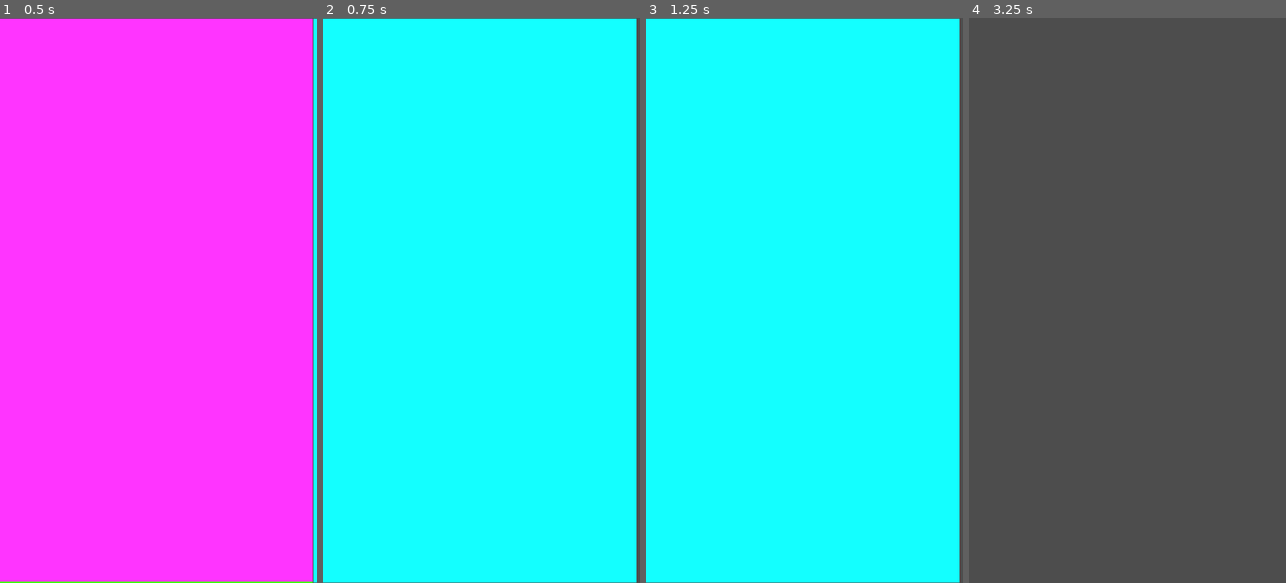
Above: before the commit, frames 1-4 (left to right).
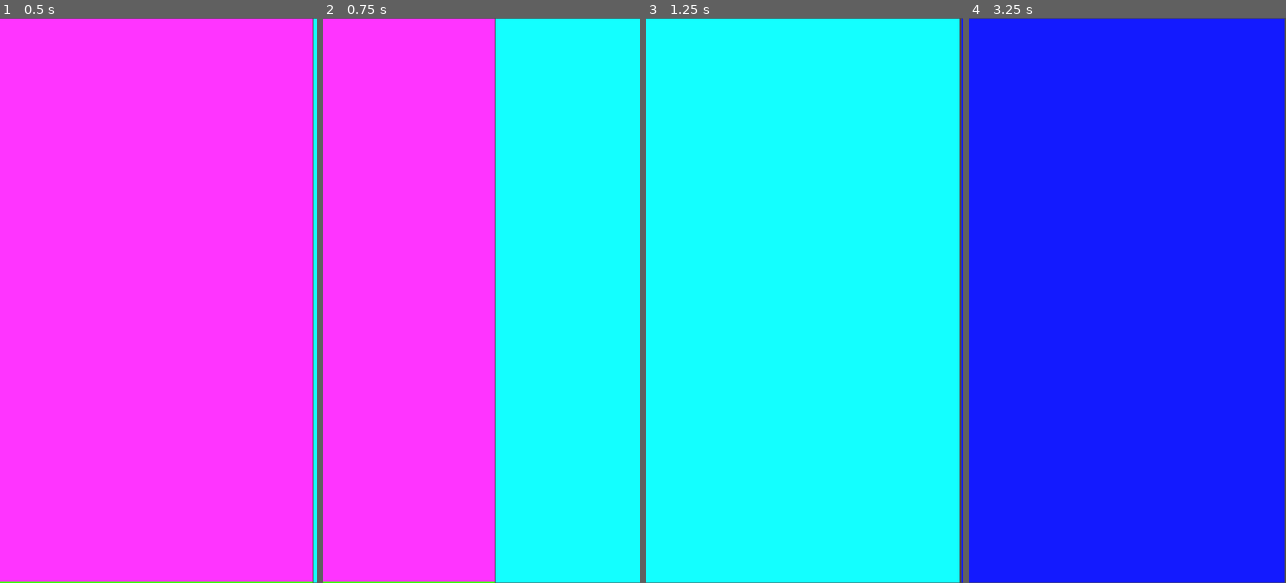
Above: after the commit, the same moments.

Repository: Makktu/ScrollingAdventure
Game: Godot game, scene res://scenes/test_scene_1.tscn
Same seed, same stepped clock (60 frames per second), same inputs: the game is played once before the commit and once after it.
Inputs:
- Up to frame 1 (0.5 s): no input
- Up to frame 2 (0.75 s): tap Enter at 0.5 s; hold Right (ui_right) from 0.53 s (still down)
- Up to frame 3 (1.25 s): keep holding Right (ui_right)
- Up to frame 4 (3.25 s): tap Space at 1.25, 2.75 s; release Right (ui_right) at 1.28 s; hold Down (ui_down) 1.28-2.03 s; tap Enter at 2 s; hold Right (ui_right) 2.03-2.78 s; hold Up (ui_up) from 2.78 s (still down)

Frame 1 is identical in both runs. In frame 2, 55% of the frame differs, in the area x 0-100%, y 0-100%; in frame 3, 0.4%; in frame 4, 99%.

Commit message:
working on movement and animations

Diff:
--- a/scenes/test_scene_1.gd
+++ b/scenes/test_scene_1.gd
@@ -2,47 +2,78 @@
 
 @onready var cam_position_x = $Camera2D.position.x
 @onready var cam_position_y = $Camera2D.position.y
+@onready var animation_player = $AnimationPlayer
+@onready var this_area = $Area
+@onready var move_timer = $MoveTimer
 
-var starting_location = 1
+var current_location = 1
 
-var walls = [
-	[1, [0,0,0,0]],
-	[2, [1,1,1,0]]
-	]
+var input_given = false
+var x_pos = 0
+var y_pos = 0
+
+# ###############################################
+# KEY: Up, Right, Down, Left
+# 0 = no wall - player can pass
+# 1 = wall - player cannot pass
+var rooms = {
+	1: [2,3,4,5],
+	2: [0,1,0,0],
+	3: [0,0,0,1],
+	4: [1,0,0,0],
+	5: [0,1,0,0],
+	6: [0,0,1,1],
+	7: [1,0,0,0]
+}
+# ###############################################
 
 # Called every frame. 'delta' is the elapsed time since the previous frame.
 func _process(delta):
-	if Input.is_action_just_pressed("ui_right"):
-		starting_location = 2
-		movement(2)
-	if Input.is_action_just_pressed("ui_left"):
-		movement(4)
-	if Input.is_action_just_pressed("ui_up"):
+
+	if Input.is_action_just_pressed("ui_right") and !input_given:
+		input_given = true
+		move_timer.start()
 		movement(1)
-	if Input.is_action_just_pressed("ui_down"):
+
+	if Input.is_action_just_pressed("ui_left") and !input_given:
+		input_given = true
+		move_timer.start()
 		movement(3)
 
+	if Input.is_action_just_pressed("ui_up") and !input_given:
+		input_given = true
+		move_timer.start()
+		movement(0)
+
+	if Input.is_action_just_pressed("ui_down") and !input_given:
+		input_given = true
+		move_timer.start()
+		movement(2)
+
+
 func movement(direction = 99):
-	if direction == 99:
-		print("no movement there")
-	if direction == 1: # up
-		cam_position_y += 1280
-	if direction == 2: # right
-		cam_position_x += 720
-		starting_location = 2
-	if direction == 3: # down
-		cam_position_y -= 1280
-	if direction == 4: # left
-		# check for allowed move
-		print(walls[starting_location - 1])
-		if walls[starting_location - 1][1][3] == 0:
-			print('all ok john')
-			cam_position_x -= 720
-		else:
-			print('no exit')
+	move_camera(direction)
 
-	move_camera()
+func move_camera(direction):
+	if direction == null:
+		print("no direction")
+	var x_dir = 0
+	var y_dir = 0
+	if direction == 0:
+		y_dir = -1280
+	if direction == 1:
+		x_dir = -720
+	if direction == 2:
+		y_dir = 1280
+	if direction == 3:
+		x_dir = 720
+	x_pos += x_dir
+	y_pos += y_dir
 
-func move_camera():
-	$Camera2D.position.x = cam_position_x
-	$Camera2D.position.y = cam_position_y
+	# move the world
+	var tween = create_tween()
+	tween.tween_property(this_area, "position", Vector2(x_pos, y_pos), 0.45)
+
+
+func _on_move_timer_timeout():
+	input_given = false
--- a/scenes/test_scene_1.tscn
+++ b/scenes/test_scene_1.tscn
@@ -7,35 +7,56 @@
 anchors_preset = 0
 script = ExtResource("1_uyphl")
 
-[node name="ColorRect" type="ColorRect" parent="."]
+[node name="Camera2D" type="Camera2D" parent="."]
+position = Vector2(370, 638)
+
+[node name="Area" type="Node2D" parent="."]
+
+[node name="ColorRect" type="ColorRect" parent="Area"]
 offset_right = 720.0
 offset_bottom = 1277.0
 color = Color(1, 0.203922, 1, 1)
 
-[node name="ColorRect2" type="ColorRect" parent="."]
+[node name="ColorRect2" type="ColorRect" parent="Area"]
 offset_left = -721.0
 offset_right = -1.0
 offset_bottom = 1277.0
 color = Color(0, 0, 0, 1)
 
-[node name="ColorRect3" type="ColorRect" parent="."]
+[node name="ColorRect3" type="ColorRect" parent="Area"]
 offset_left = 4.0
 offset_top = -1279.0
 offset_right = 724.0
 offset_bottom = -2.0
 color = Color(1, 1, 0.423529, 1)
 
-[node name="ColorRect4" type="ColorRect" parent="."]
+[node name="ColorRect4" type="ColorRect" parent="Area"]
 offset_top = 1275.0
 offset_right = 720.0
 offset_bottom = 2552.0
 color = Color(0.266667, 1, 0.0431373, 1)
 
-[node name="ColorRect5" type="ColorRect" parent="."]
+[node name="ColorRect5" type="ColorRect" parent="Area"]
 offset_left = 722.0
 offset_right = 1442.0
 offset_bottom = 1277.0
 color = Color(0.0745098, 1, 1, 1)
 
-[node name="Camera2D" type="Camera2D" parent="."]
-position = Vector2(370, 638)
+[node name="ColorRect6" type="ColorRect" parent="Area"]
+offset_left = 1447.0
+offset_right = 2167.0
+offset_bottom = 1277.0
+color = Color(0.0745098, 0.101961, 1, 1)
+
+[node name="ColorRect7" type="ColorRect" parent="Area"]
+offset_left = 1453.0
+offset_top = 1278.0
+offset_right = 2173.0
+offset_bottom = 2555.0
+color = Color(0.878431, 0.054902, 0.415686, 1)
+
+[node name="MoveTimer" type="Timer" parent="."]
+wait_time = 0.5
+one_shot = true
+
+[connection signal="timeout" from="MoveTimer" to="." method="_on_move_timer_timeout"]
Not shown, changed: README.md
